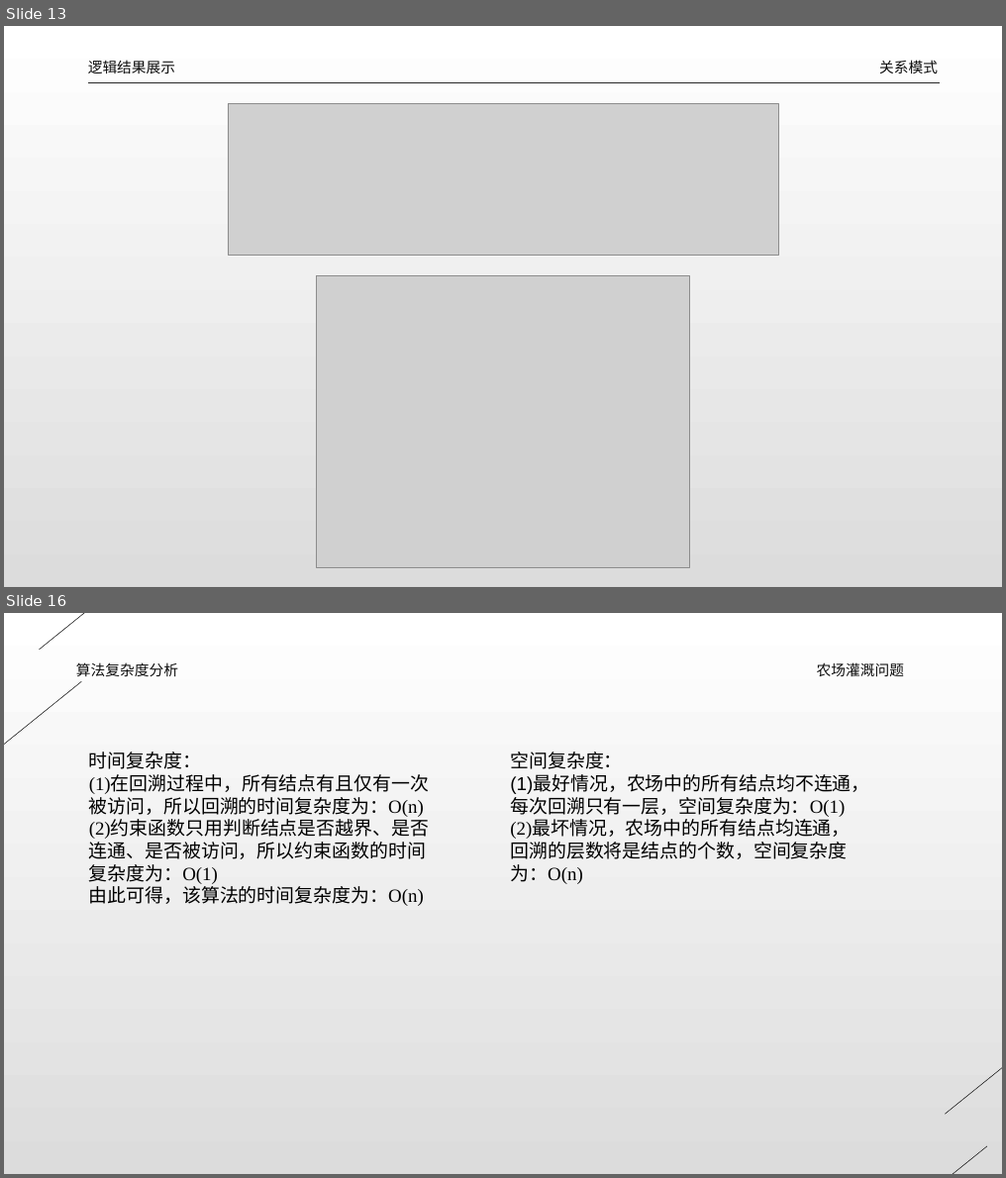
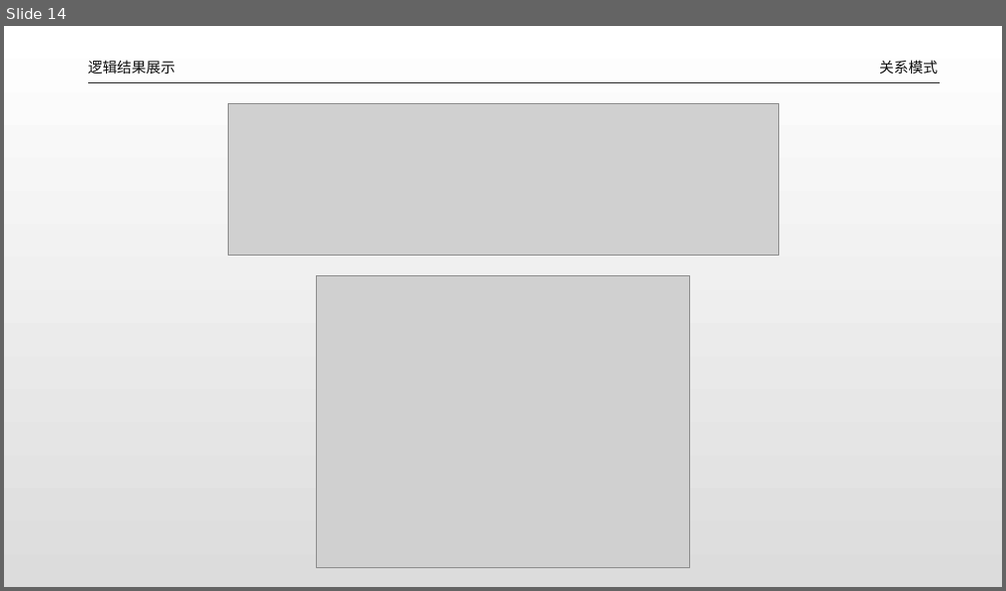
Before and after one commit to dlct-wzx/database-practice, a slide deck: 答辩ppt.pptx. Shown one above the other, each under a label of ours: slides 13 and 16 before the commit, slide 14 after it; the slides between them are not shown. The pictures are 1006x1178 and 1006x591 pixels, drawn with LibreOffice and Linux fonts; fonts in the diff are those of the drawing; grey boxes stand for pictures. Boxes give left, top, right and bottom in pixels: in the first picture for what was removed or moved away, otherwise in the second. Text is boxed around its words. In the diff, an @@ line names an element or a change of style, - is before the commit and + after.

```diff
--- a/答辩ppt.pptx
+++ b/答辩ppt.pptx
@@ slide 16 removed at [4, 613, 1002, 1174], background gradient #FFFFFF to #DCDCDC @@
@@ line removed from (239, 613) to (40, 650) @@
@@ text removed at [76, 663, 178, 676] @@
-算法复杂度分析
@@ text removed at [817, 663, 904, 676] @@
-农场灌溉问题
@@ line removed from (82, 682) to (4, 842) @@
@@ text removed at [89, 752, 429, 906] @@
-时间复杂度：
-(1)在回溯过程中，所有结点有且仅有一次被访问，所以回溯的时间复杂度为：O(n)
-(2)约束函数只用判断结点是否越界、是否连通、是否被访问，所以约束函数的时间复杂度为：O(1)
-由此可得，该算法的时间复杂度为：O(n)
@@ text removed at [510, 752, 869, 884] @@
-空间复杂度：
-(1)最好情况，农场中的所有结点均不连通，每次回溯只有一层，空间复杂度为：O(1)
-(2)最坏情况，农场中的所有结点均连通，回溯的层数将是结点的个数，空间复杂度为：O(n)
@@ line removed from (1002, 954) to (945, 1115) @@
@@ line removed from (988, 1147) to (788, 1174) @@
@@ what was slide 13 is now slide 14 @@
```
Also in this commit, not shown: 6 slides changed, 11 slides added, 3 other slides removed, 10 other files.
